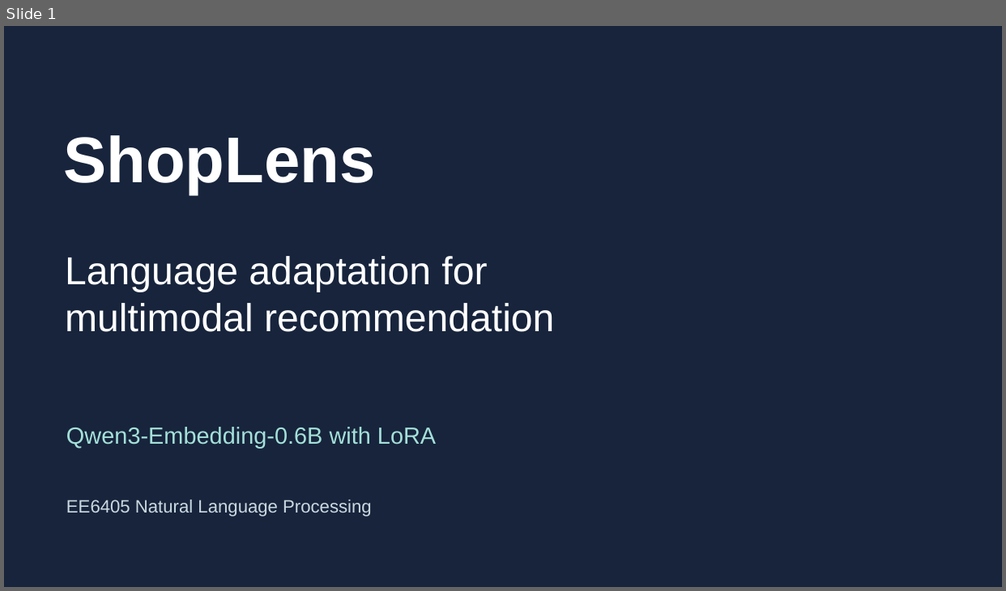
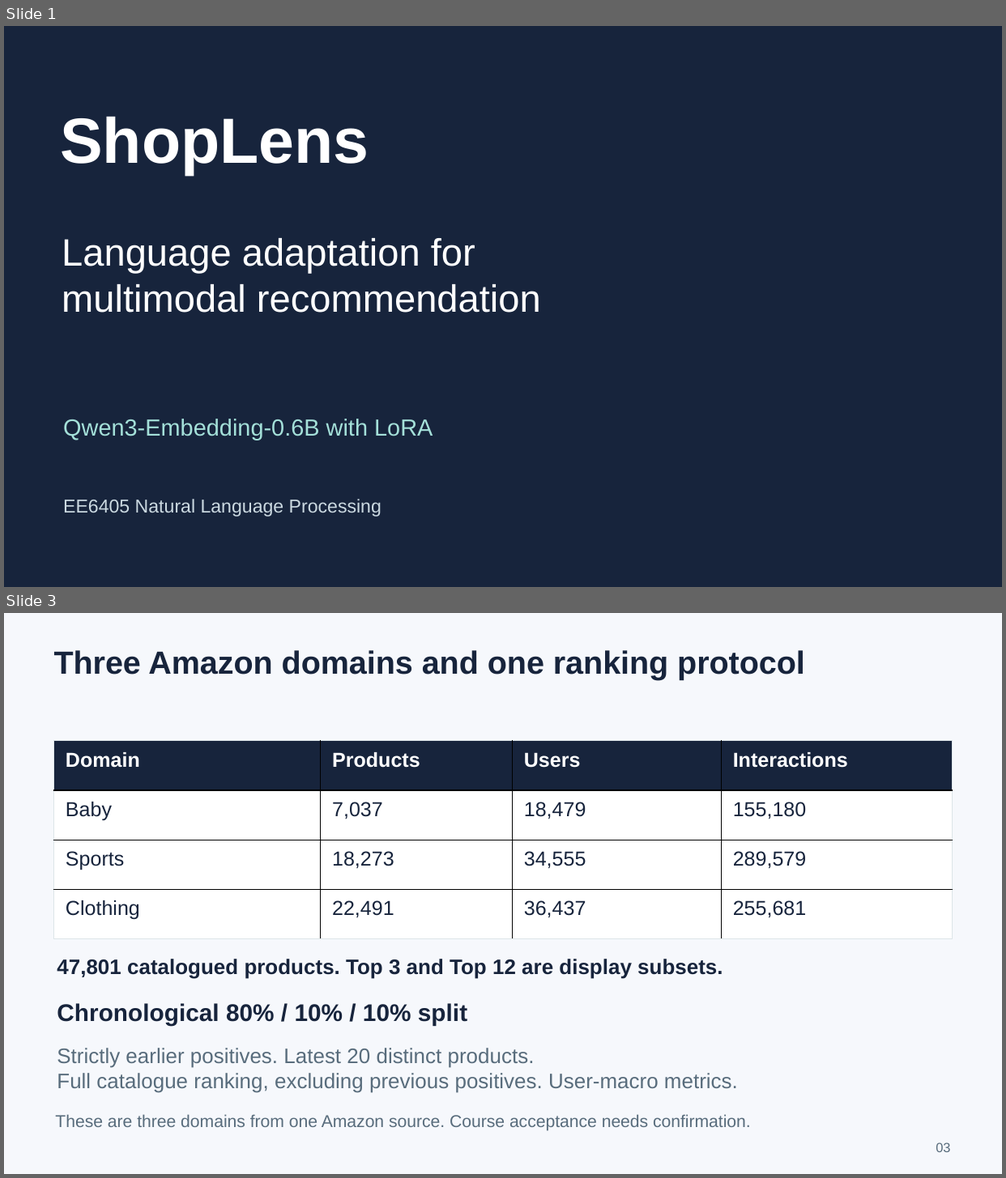
Before and after one commit to cjk041212/ShopLens, a slide deck: submission/ShopLens_Qwen_presentation.pptx. Shown one above the other, each under a label of ours: slide 1 before the commit, slides 1 and 3 after it; the slides between them are not shown. The pictures are 1006x591 and 1006x1178 pixels, drawn with LibreOffice and Linux fonts; fonts in the diff are those of the drawing. Boxes give left, top, right and bottom in pixels: in the first picture for what was removed or moved away, otherwise in the second. Text is boxed around its words. In the diff, an @@ line names an element or a change of style, - is before the commit and + after.

```diff
--- a/submission/ShopLens_Qwen_presentation.pptx
+++ b/submission/ShopLens_Qwen_presentation.pptx
@@ slide 3 added at box(4, 613, 1002, 1174), background #F6F8FC @@
@@ text added at box(54, 650, 805, 680), 30.8 pt, text #17243C, bold @@
+Three Amazon domains and one ranking protocol
@@ table added at box(54, 741, 952, 939), 4 rows, 4 columns @@
+Domain | Products | Users | Interactions
+Baby | 7,037 | 18,479 | 155,180
+Sports | 18,273 | 34,555 | 289,579
+Clothing | 22,491 | 36,437 | 255,681
@@ text added at box(57, 959, 722, 979), 20.2 pt, text #17243C, bold @@
+47,801 catalogued products. Top 3 and Top 12 are display subsets.
@@ text added at box(57, 1003, 467, 1025), 23.2 pt, text #17243C, bold @@
+Chronological 80% / 10% / 10% split
@@ text added at box(57, 1048, 738, 1093), 20.2 pt, text #586C7C @@
+Strictly earlier positives. Latest 20 distinct products.
+Full catalogue ranking, excluding previous positives. User-macro metrics.
@@ text added at box(55, 1114, 751, 1131), 16.5 pt, text #586C7C @@
+These are three domains from one Amazon source. Course acceptance needs confirmation.
@@ text added at box(936, 1143, 950, 1152), 12.8 pt, text #586C7C @@
+03
@@ slide 1 changed as well @@
@@ text "ShopLens": place and size @@
-text "ShopLens" at box(63, 135, 376, 194)
+text "ShopLens" at box(60, 116, 368, 175)
@@ text "ShopLens" at box(60, 116, 368, 175): size 62.2 to 61.5 pt @@
@@ text "Language adaptation for": place and size @@
-text "Language adaptation for" at box(65, 256, 554, 332)
+text "Language adaptation for" at box(62, 238, 541, 313)
@@ text "Language adaptation for" at box(62, 238, 541, 313): size 37.5 to 36.8 pt @@
@@ text "Qwen3-Embedding-0.6B with LoRA": place and size @@
-text "Qwen3-Embedding-0.6B with LoRA" at box(66, 427, 436, 449)
+text "Qwen3-Embedding-0.6B with LoRA" at box(63, 419, 432, 440)
@@ text "EE6405 Natural Language Processing" at box(63, 499, 381, 517): size 17.2 to 18 pt @@
```
Also in this commit, not shown: 3 other slides changed, 21 other slides added, 8 slides removed, 2 other files.
